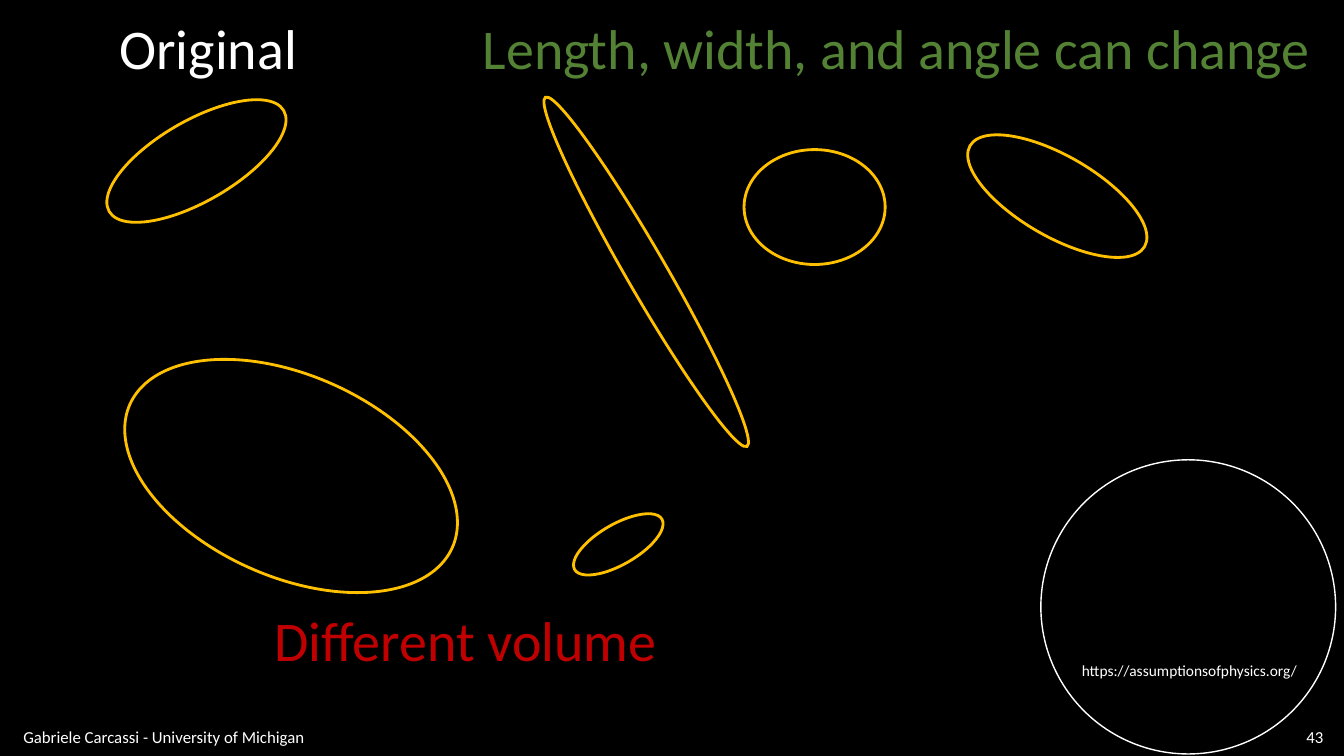
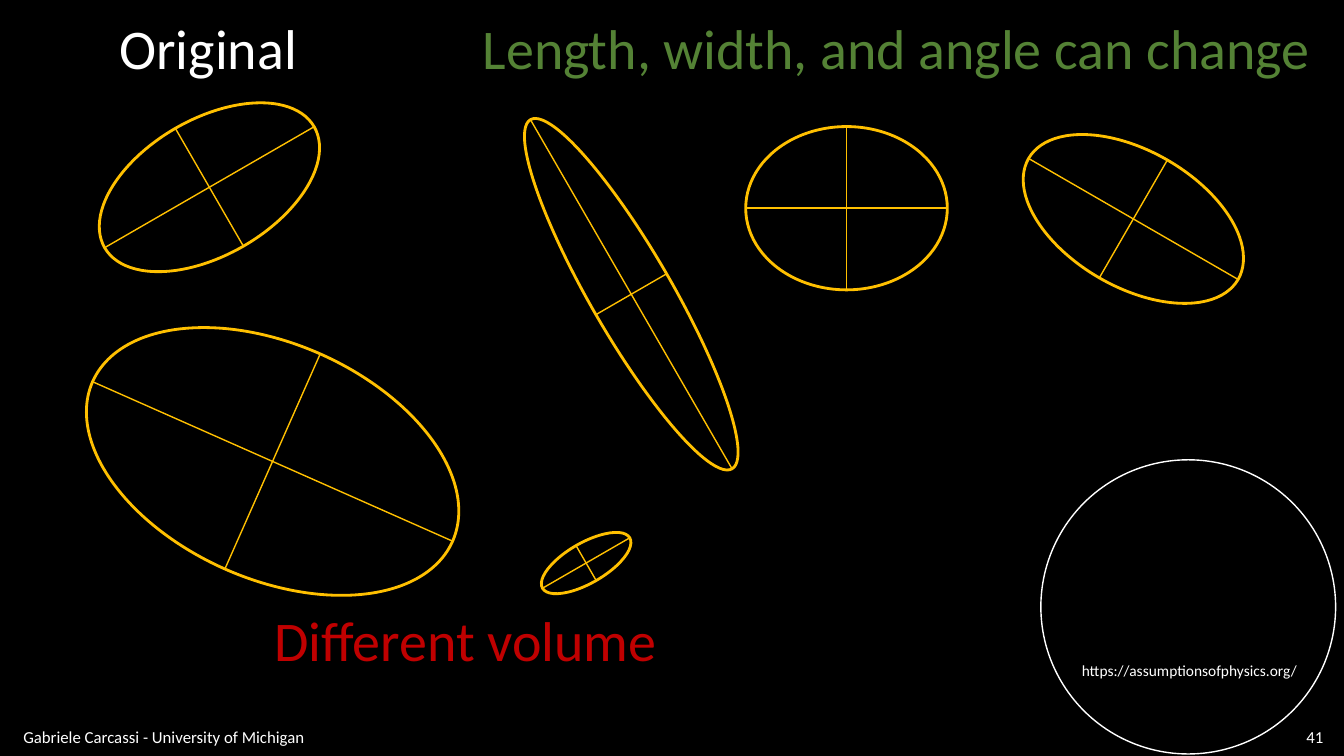
Before and after one commit to assumptionsofphysics/slides, a slide deck: slide 41 of BookCompanions-v2/RP-Class-3.pptx (slide 43 before the commit). Drawn at 1344x756 pixels with LibreOffice and Linux fonts; fonts in the diff are those of the drawing; background and template pictures are left out. Boxes give left, top, right and bottom in pixels: in the first picture for what was removed or moved away, otherwise in the second. Text is boxed around its words. In the diff, an @@ line names an element or a change of style, - is before the commit and + after.

```diff
--- a/BookCompanions-v2/RP-Class-3.pptx
+++ b/BookCompanions-v2/RP-Class-3.pptx
@@ ellipse resized from (x1=89, y1=76, x2=304, y2=247) to (x1=71, y1=68, x2=349, y2=306) @@
@@ ellipse resized from (x1=528, y1=88, x2=765, y2=457) to (x1=495, y1=99, x2=767, y2=489) @@
@@ ellipse resized from (x1=950, y1=111, x2=1165, y2=282) to (x1=994, y1=100, x2=1272, y2=339) @@
@@ line added from (105, 248) to (315, 127), #FFC000 1 pt @@
@@ line added from (175, 128) to (243, 246), #FFC000 1 pt @@
@@ line added from (530, 120) to (732, 469), #FFC000 1 pt @@
@@ ellipse resized from (x1=744, y1=149, x2=885, y2=264) to (x1=746, y1=127, x2=948, y2=290) @@
@@ line added from (847, 290) to (847, 127), #FFC000 1 pt @@
@@ line added from (1028, 158) to (1238, 279), #FFC000 1 pt @@
@@ line added from (1100, 278) to (1168, 160), #FFC000 1 pt @@
@@ line added from (746, 209) to (948, 209), #FFC000 1 pt @@
@@ ellipse resized from (x1=89, y1=312, x2=494, y2=640) to (x1=45, y1=274, x2=501, y2=649) @@
@@ line added from (596, 315) to (666, 274), #FFC000 1 pt @@
@@ line added from (225, 569) to (321, 354), #FFC000 1 pt @@
@@ line added from (93, 382) to (453, 541), #FFC000 1 pt @@
@@ ellipse moved from (x1=564, y1=502, x2=672, y2=587) to (x1=532, y1=521, x2=640, y2=606) @@
@@ line added from (542, 589) to (630, 538), #FFC000 1 pt @@
@@ line added from (576, 545) to (596, 581), #FFC000 1 pt @@
@@ page number at (x1=1306, y1=732, x2=1323, y2=743): text changed @@
-43
+41
```
Also in this commit, not shown: 20 other slides changed, 4 slides removed, 1 other file.
